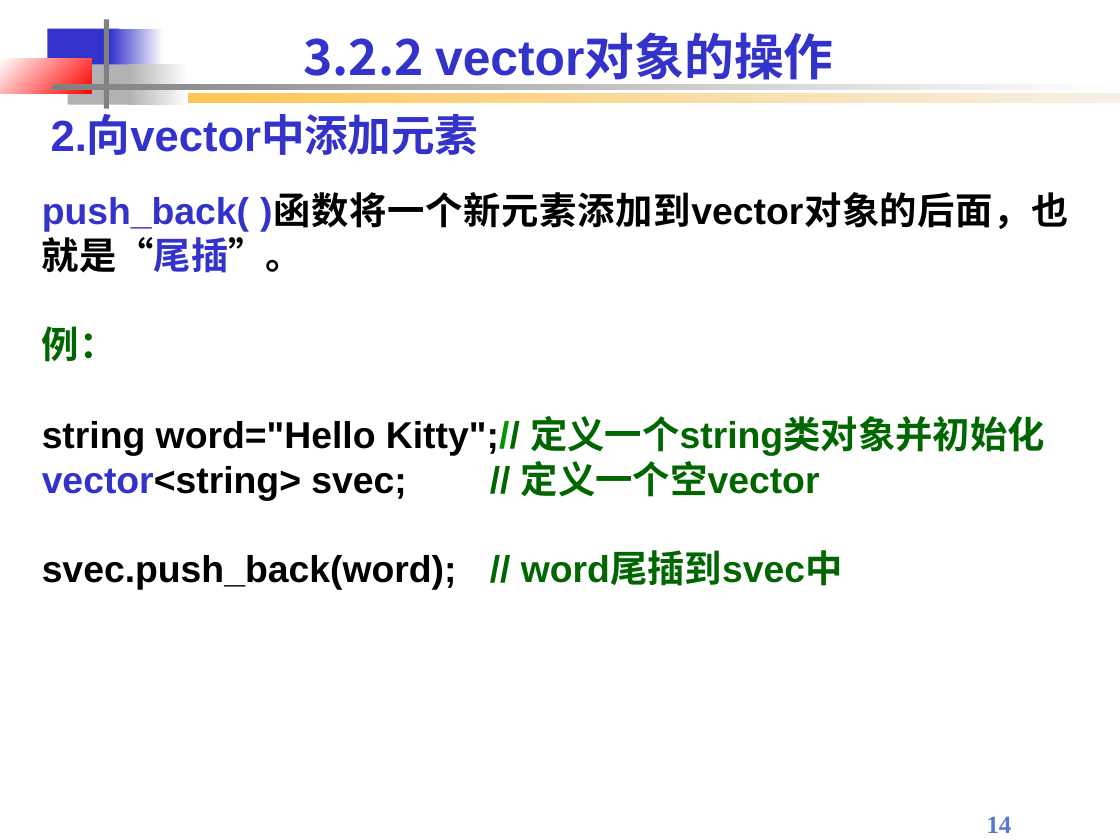
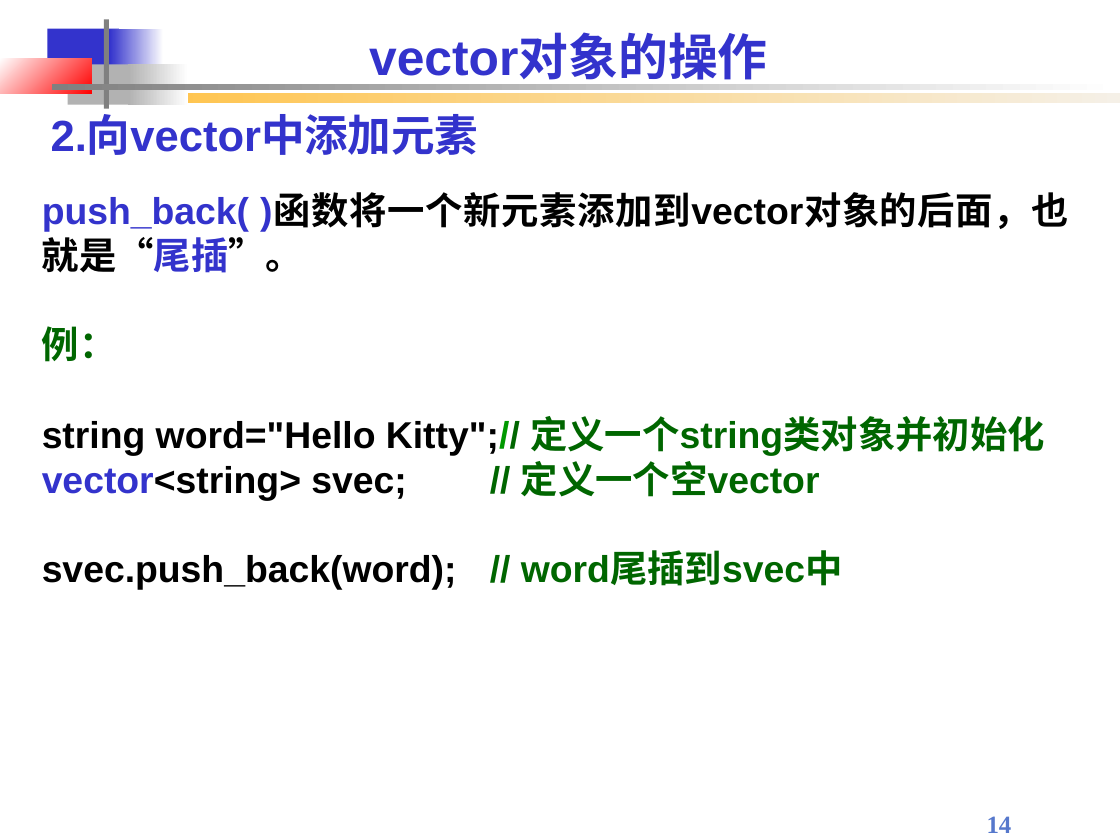
Before and after one commit to Changhe160/Changhe160.github.io, a slide deck: slide 14 of teachingRes/Cplusplus/string and vector.ppt. Drawn at 1120x840 pixels with LibreOffice and Linux fonts; fonts in the diff are those of the drawing; background and template pictures are left out. Boxes give left, top, right and bottom in pixels: in the first picture for what was removed or moved away, otherwise in the second. Text is boxed around its words. In the diff, an @@ line names an element or a change of style, - is before the commit and + after.

```diff
--- a/teachingRes/Cplusplus/string and vector.ppt
+++ b/teachingRes/Cplusplus/string and vector.ppt
@@ title at [369,36,768,86]: text changed; font Noto Sans CJK SC to Arial @@
-3.2.2 vector对象的操作
+vector对象的操作
```
Also in this commit, not shown: 15 other slides changed, 1 other file.
